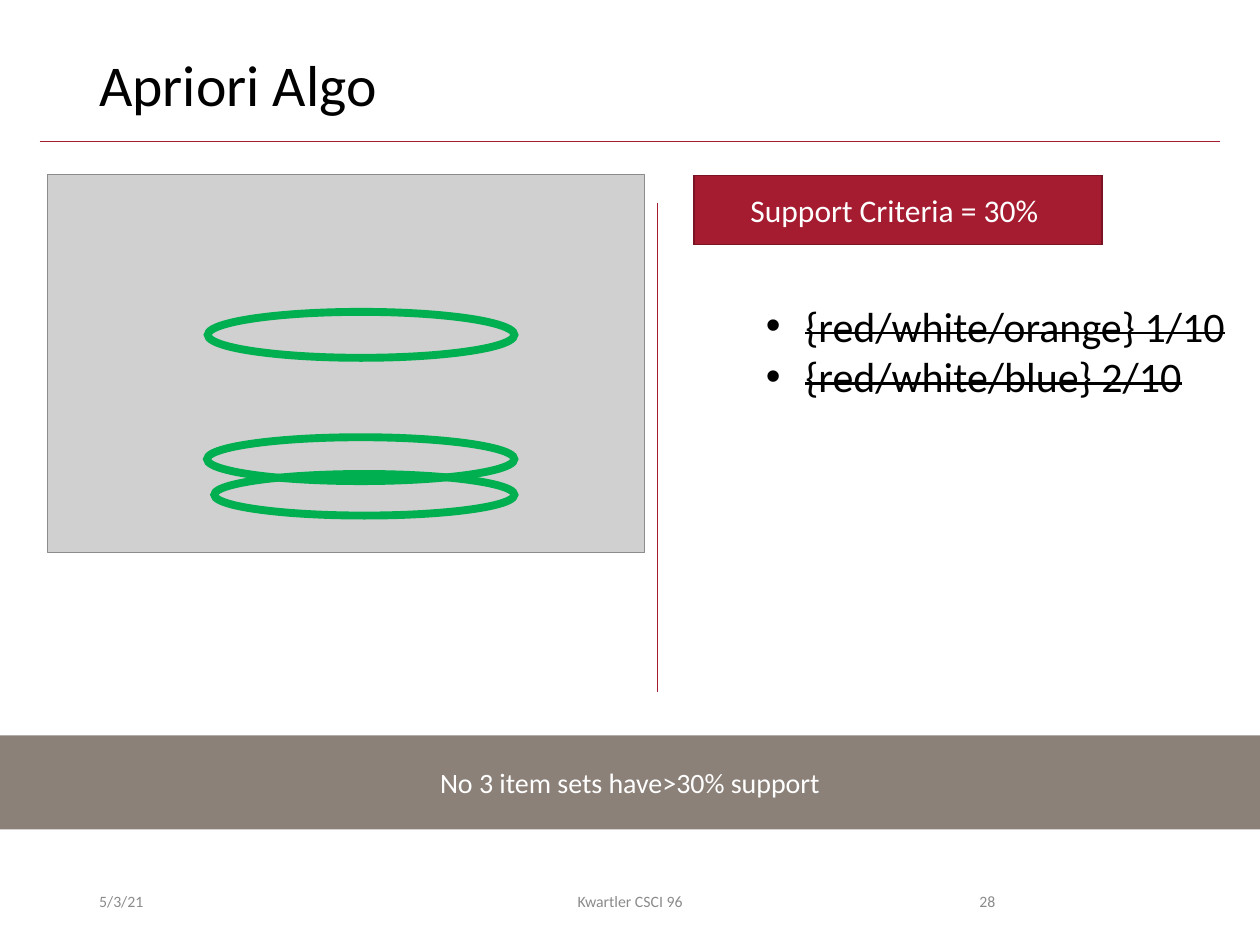
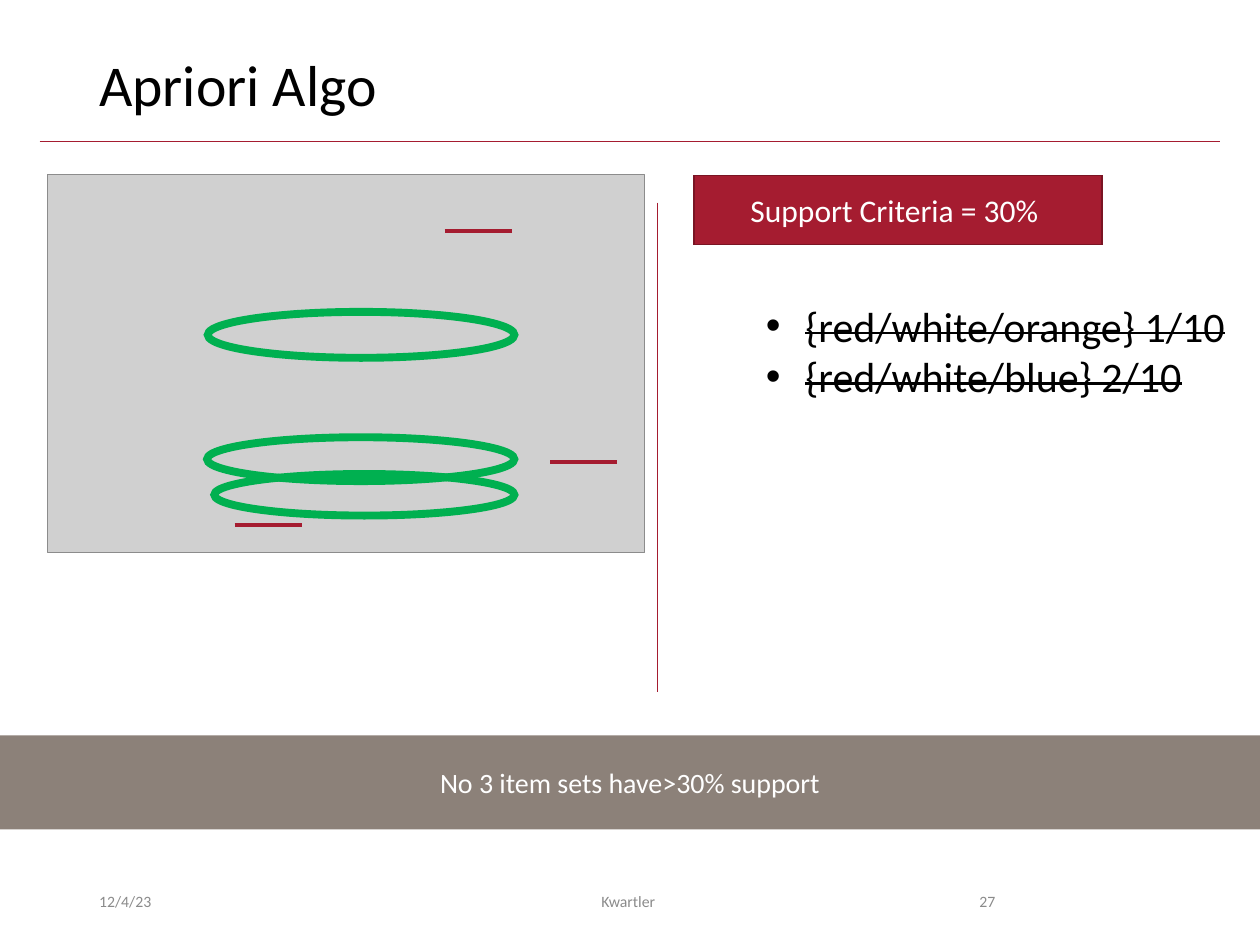
Before and after one commit to kwartler/Harvard_DataMining_Business_Student, a slide deck: slide 27 of Lessons/L_unsupervised/AssociationRules_CollaborativeFiltering.pptx (slide 28 before the commit). Drawn at 1260x945 pixels with LibreOffice and Linux fonts; fonts in the diff are those of the drawing; grey boxes stand for pictures; background and template pictures are left out. Boxes give left, top, right and bottom in pixels: in the first picture for what was removed or moved away, otherwise in the second. Text is boxed around its words. In the diff, an @@ line names an element or a change of style, - is before the commit and + after.

```diff
--- a/Lessons/L_unsupervised/AssociationRules_CollaborativeFiltering.pptx
+++ b/Lessons/L_unsupervised/AssociationRules_CollaborativeFiltering.pptx
@@ line added from (445, 231) to (512, 231), #A51C30 2.25 pt @@
@@ line added from (551, 461) to (617, 461), #A51C30 2.25 pt @@
@@ line added from (234, 525) to (301, 525), #A51C30 2.25 pt @@
@@ text at (x1=99, y1=896, x2=151, y2=908): text changed @@
-5/3/21
+12/4/23
@@ text at (x1=601, y1=896, x2=655, y2=907): text changed @@
-Kwartler CSCI 96
+Kwartler
@@ page number at (x1=979, y1=897, x2=995, y2=907): text changed @@
-28
+27
```
Also in this commit, not shown: 41 other slides changed, 3 slides removed.
